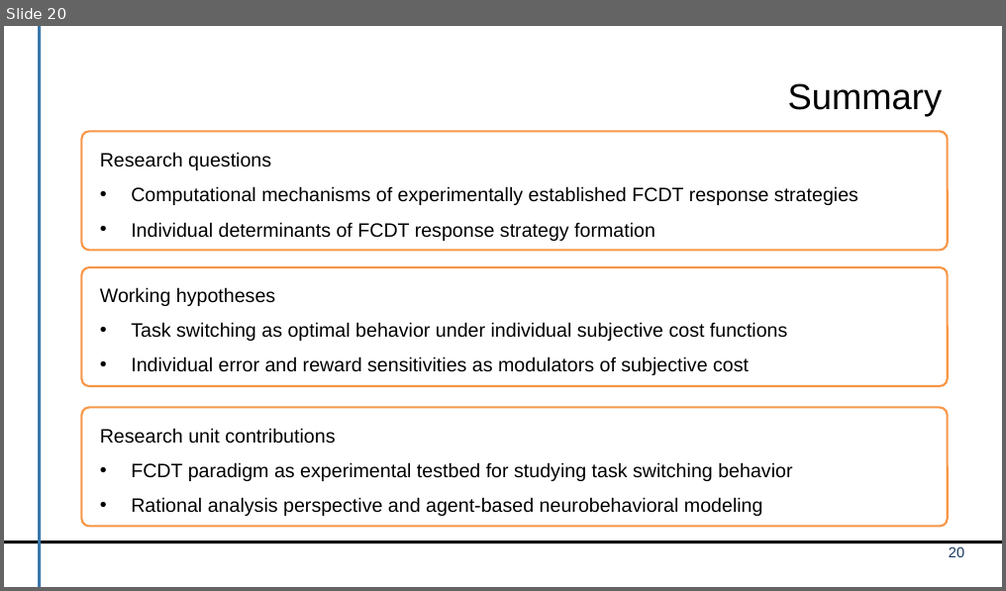
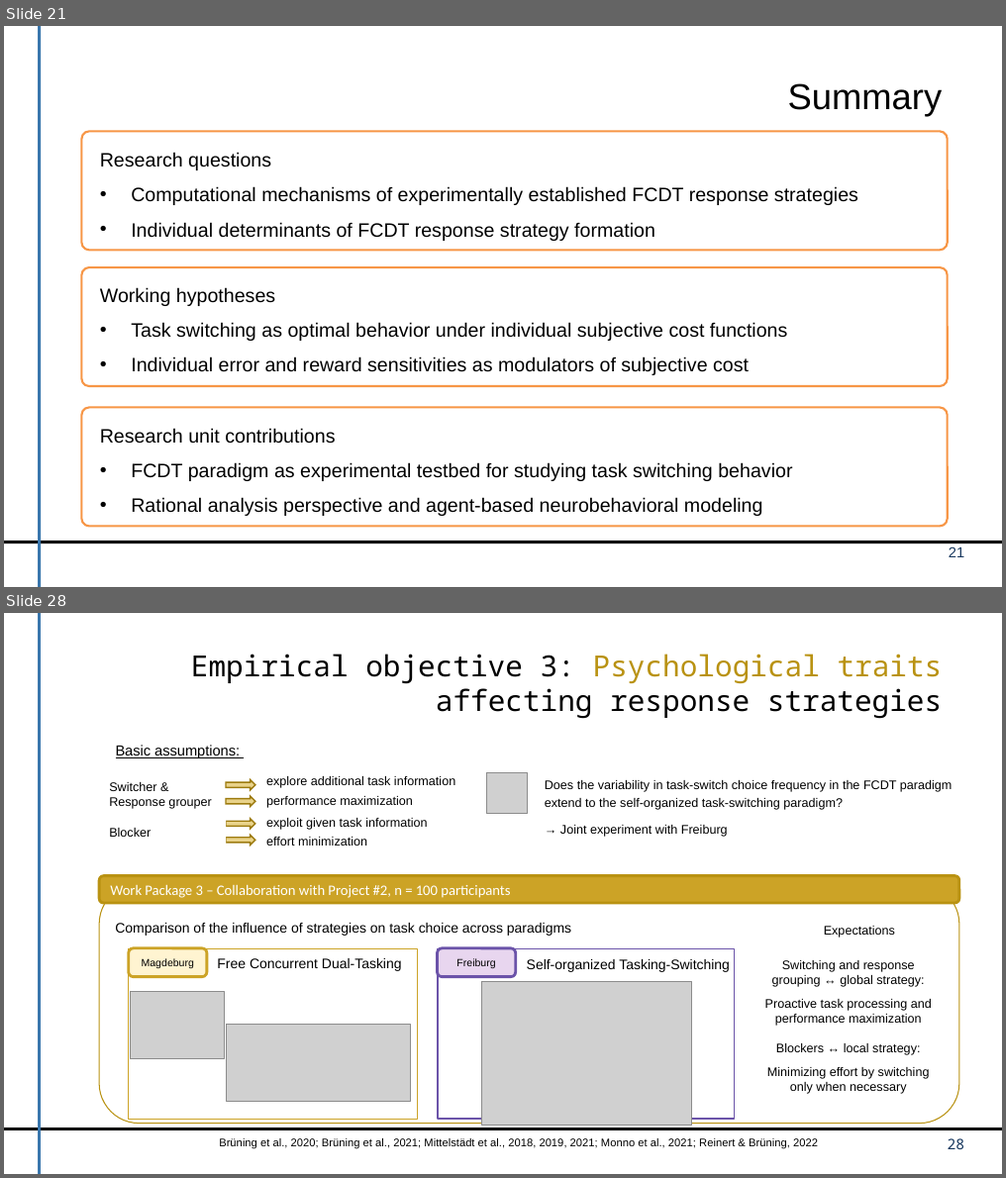
Before and after one commit to dirk-ostwald/Optimal-dual-task-performance, a slide deck: presentation/TP3-Kick-Off-Presentation-JB-DO.pptx. Shown one above the other, each under a label of ours: slide 20 before the commit, slides 21 and 28 after it; the slides between them are not shown. The pictures are 1006x591 and 1006x1178 pixels, drawn with LibreOffice and Linux fonts; fonts in the diff are those of the drawing; grey boxes stand for pictures; background and template pictures are left out. Boxes give left, top, right and bottom in pixels: in the first picture for what was removed or moved away, otherwise in the second. Text is boxed around its words. In the diff, an @@ line names an element or a change of style, - is before the commit and + after.

```diff
--- a/presentation/TP3-Kick-Off-Presentation-JB-DO.pptx
+++ b/presentation/TP3-Kick-Off-Presentation-JB-DO.pptx
@@ slide 28 added at [4,613,1002,1174], background #FFFFFF; not listed: 2 template elements that a slide beside it also shows @@
@@ title added at [191,654,943,719], 21 pt, text #000000 @@
+Empirical objective 3: Psychological traits affecting response strategies
@@ text added at [116,745,240,759], 10.5 pt, text #000000, underline @@
+Basic assumptions:
@@ text added at [109,782,211,837], 9 pt, text #000000 @@
+Switcher & Response grouper
+Blocker
@@ right arrow added at [226,779,255,789], fill #E9D38B, outline #9D7B0F 1 pt @@
@@ text added at [266,776,455,846], 9 pt, text #000000 @@
+explore additional task information
+performance maximization
+exploit given task information
+effort minimization
@@ picture added at [486,772,527,814] @@
@@ text added at [545,780,952,837], 9 pt, text #000000 @@
+Does the variability in task-switch choice frequency in the FCDT paradigm extend to the self-organized task-switching paradigm?
+→ Joint experiment with Freiburg
@@ right arrow added at [226,819,255,829], fill #E9D38B, outline #9D7B0F 1 pt @@
@@ right arrow added at [226,796,255,807], fill #E9D38B, outline #9D7B0F 1 pt @@
@@ right arrow added at [226,835,255,845], fill #E9D38B, outline #9D7B0F 1 pt @@
@@ rounded rectangle added at [99,876,959,903], fill #CCA326, outline #B99212 2 pt, 10.5 pt, text #FFFFFF @@
+Work Package 3 – Collaboration with Project #2, n = 100 participants
@@ rounded rectangle added at [99,884,959,1124], outline #B99212 0.75 pt @@
@@ text added at [115,923,571,936], 10 pt, text #000000 @@
+Comparison of the influence of strategies on task choice across paradigms
@@ text added at [824,926,895,938], 9 pt, text #000000 @@
+Expectations
@@ rounded rectangle added at [129,949,208,977], fill #FFF4D1, outline #CCA326 2 pt, 7.5 pt, text #000000 @@
+Magdeburg
@@ rounded rectangle added at [129,950,418,1119], outline #CCA326 1 pt @@
@@ text added at [217,959,402,971], 10 pt, text #000000 @@
+Free Concurrent Dual-Tasking
@@ rounded rectangle added at [437,949,516,977], fill #E8D6EF, outline #6B53A9 2 pt, 7.5 pt, text #000000 @@
+Freiburg
@@ rounded rectangle added at [438,950,735,1119], outline #6B53A9 1 pt @@
@@ text added at [527,959,730,972], 10 pt, text #000000 @@
+Self-organized Tasking-Switching
@@ text added at [765,960,932,1094], 9 pt, text #000000 @@
+Switching and response grouping ↔ global strategy:
+Proactive task processing and performance maximization
+Blockers ↔ local strategy:
+Minimizing effort by switching only when necessary
@@ picture added at [131,992,226,1059] @@
@@ picture added at [482,981,692,1125] @@
@@ picture added at [227,1025,410,1102] @@
@@ rounded rectangle added at [455,1084,515,1121], fill #FFFFFF, outline #FFFFFF 2 pt @@
@@ text added at [219,1139,818,1150], 8 pt, text #000000 @@
+Brüning et al., 2020; Brüning et al., 2021; Mittelstädt et al., 2018, 2019, 2021; Monno et al., 2021; Reinert & Brüning, 2022
@@ page number added at [947,1139,965,1150], 10.5 pt, text #17375E @@
+28
@@ what was slide 20 is now slide 21 @@
@@ page number at [948,547,964,558]: text changed @@
-20
+21
```
Also in this commit, not shown: 7 slides changed, 19 other slides added, 11 other files.
